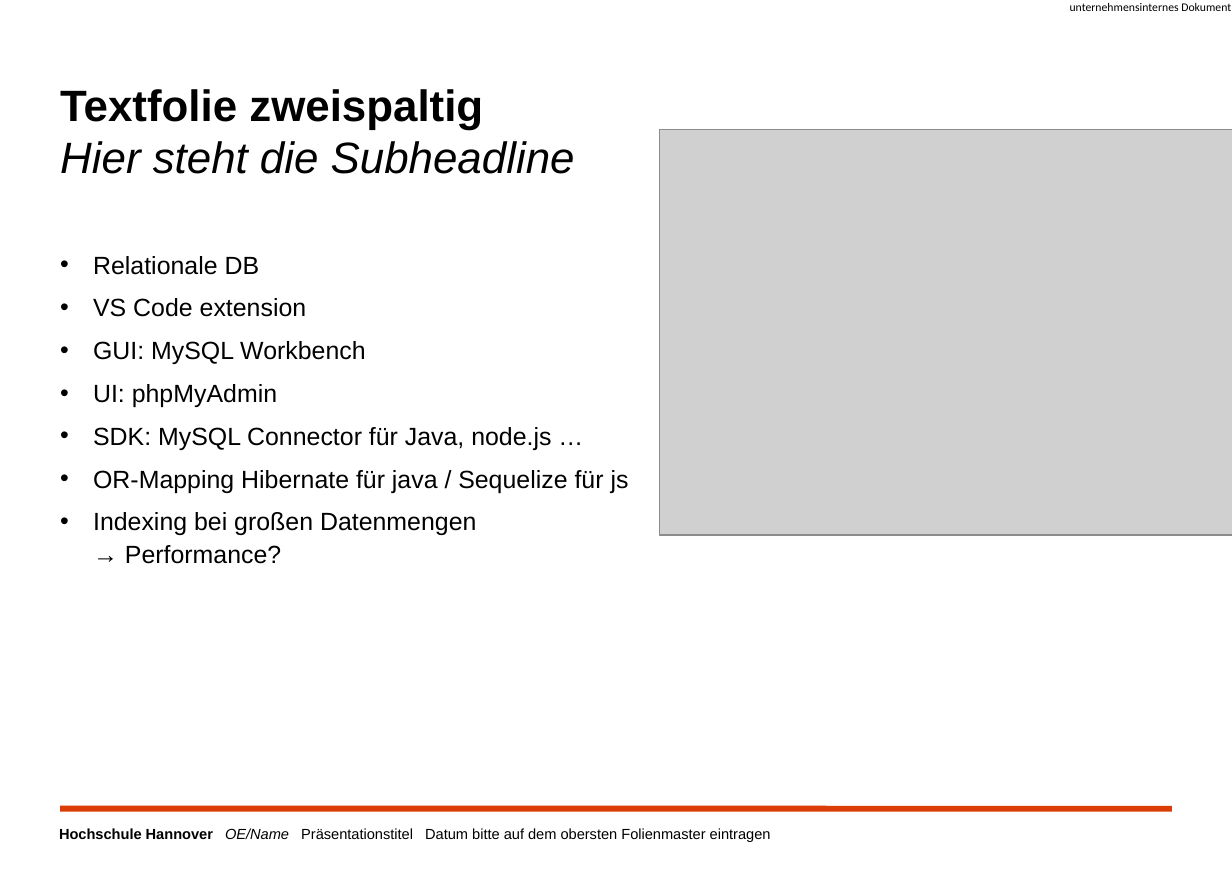
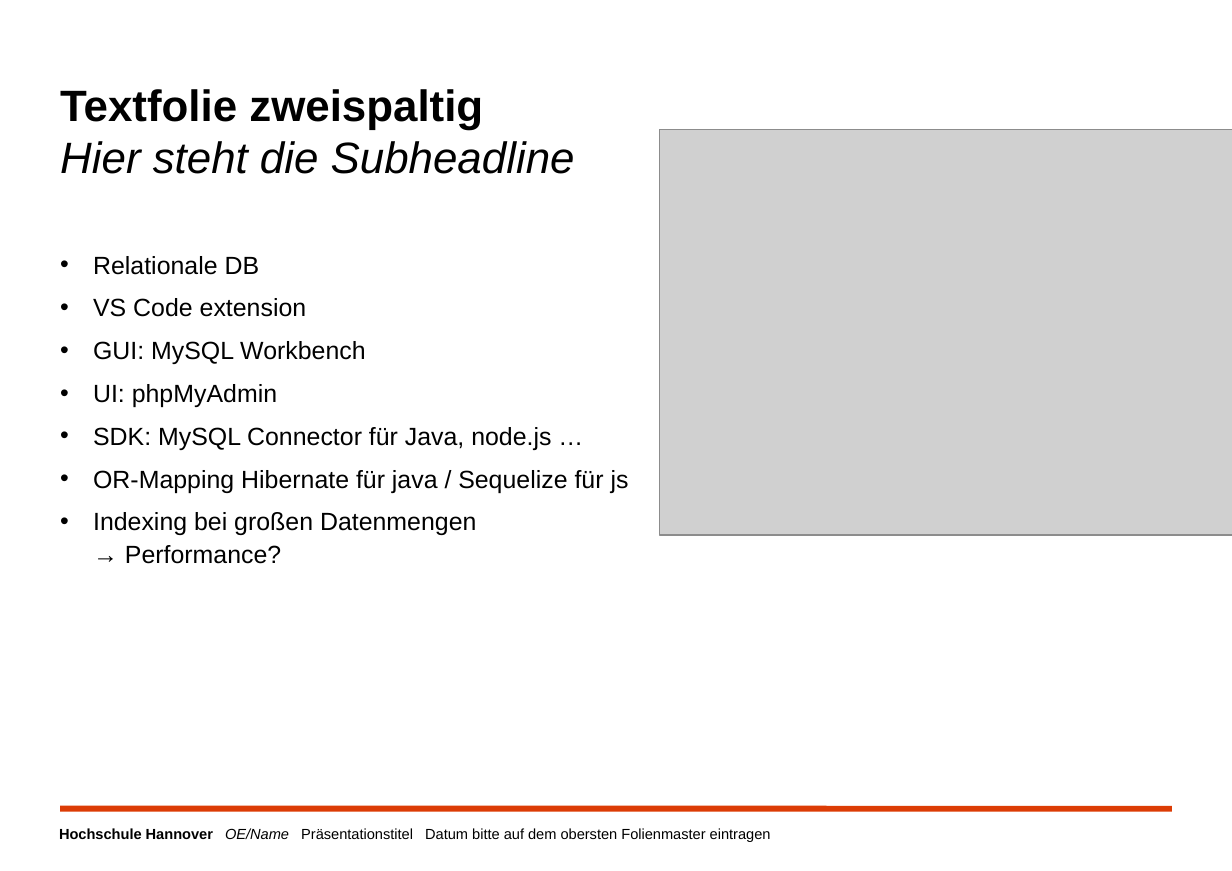
Before and after one commit to A-Why-not-fork-repositories-Good-Luck/7SeDoc, a slide deck: slide 3 of Projekt - HeiseMatrix/MySQL.pptx. Drawn at 1232x871 pixels with LibreOffice and Linux fonts; fonts in the diff are those of the drawing; grey boxes stand for pictures; background and template pictures are left out. Boxes give left, top, right and bottom in pixels: in the first picture for what was removed or moved away, otherwise in the second. Text is boxed around its words. In the diff, an @@ line names an element or a change of style, - is before the commit and + after.

```diff
--- a/Projekt - HeiseMatrix/MySQL.pptx
+++ b/Projekt - HeiseMatrix/MySQL.pptx
@@ text removed at (1070,3,1231,11) @@
-unternehmensinternes Dokument
```
Also in this commit, not shown: 15 other slides changed, 36 other files.
